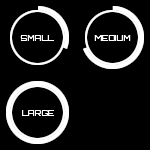
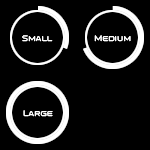
The second 150 × 150 image is a revision of the first. Changes to its layers:
renamed "LARGE" to "Large", painted on it over [left=22, top=110, right=54, bottom=117]
renamed "MEDIUM" to "Medium", painted on it over [left=94, top=35, right=131, bottom=42]
renamed "SMALL" to "Small", painted on it over [left=20, top=35, right=54, bottom=42]
renamed "LARGE" to "Large", painted on it over [left=22, top=110, right=54, bottom=117]
renamed "MEDIUM" to "Medium", painted on it over [left=94, top=35, right=131, bottom=42]
renamed "SMALL" to "Small", painted on it over [left=20, top=35, right=54, bottom=42]
